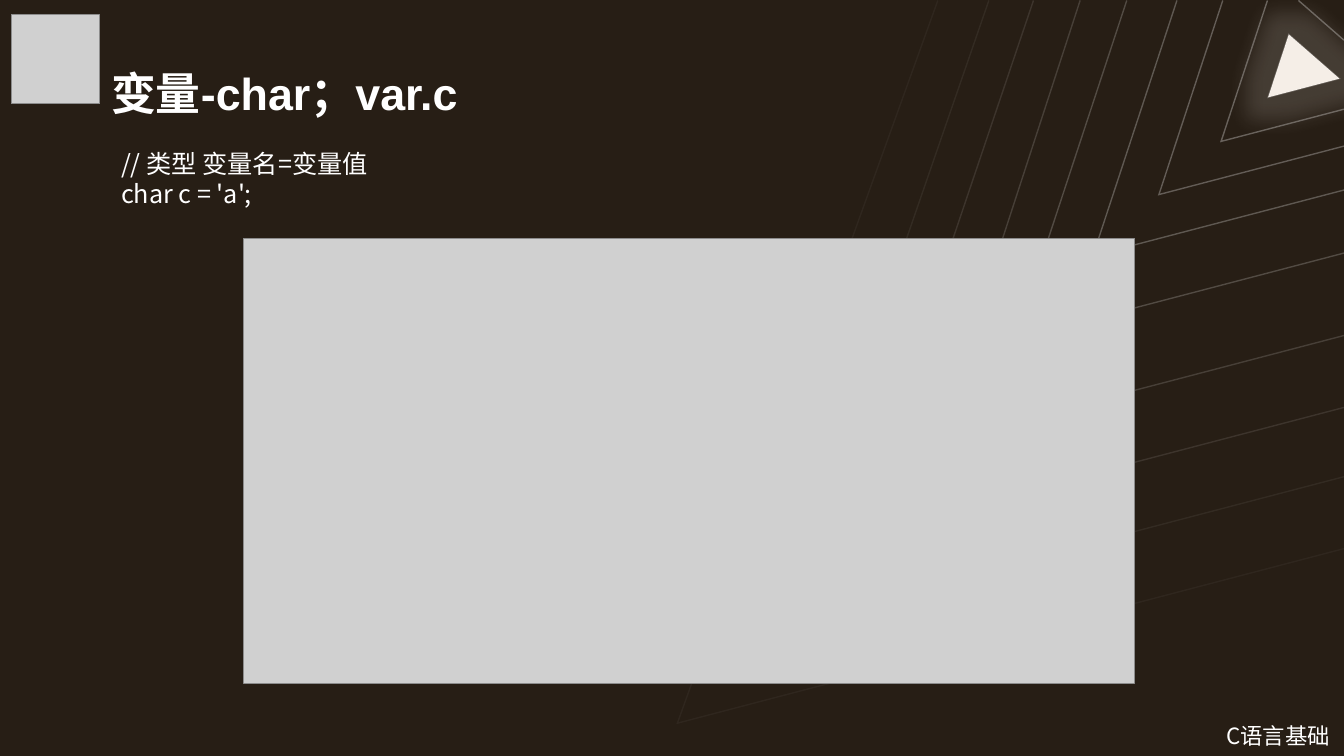
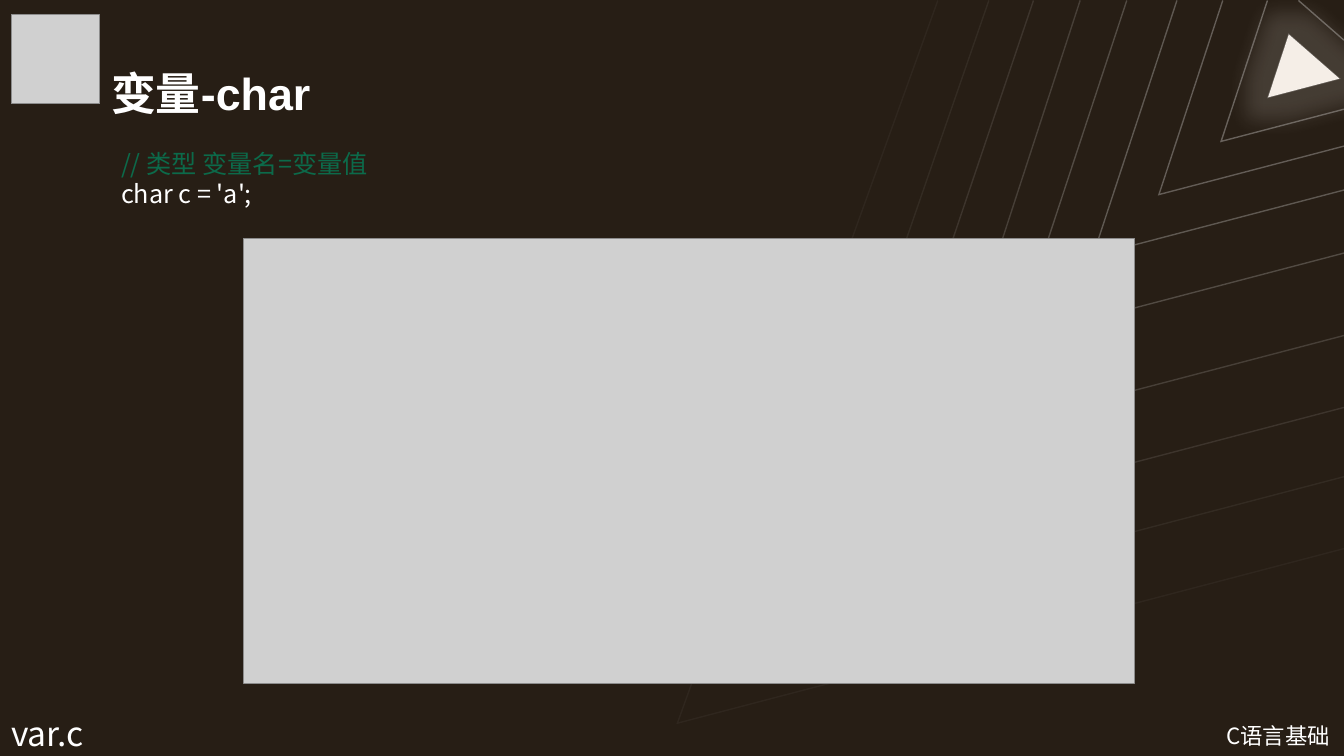
Before and after one commit to Wannerfi/CodingCourse, a slide deck: slide 18 of 2C语言基础.pptx (slide 17 before the commit). Drawn at 1344x756 pixels with LibreOffice and Linux fonts; fonts in the diff are those of the drawing; grey boxes stand for pictures. Boxes give left, top, right and bottom in pixels: in the first picture for what was removed or moved away, otherwise in the second. Text is boxed around its words. In the diff, an @@ line names an element or a change of style, - is before the commit and + after.

```diff
--- a/2C语言基础.pptx
+++ b/2C语言基础.pptx
@@ title at (111,71,310,114): text changed @@
-变量-char；var.c
+变量-char
@@ text at (146,152,367,175): text colour #FFFFFF to #0C6A4A in "// 类型 变量名=变量值" @@
@@ text added at (11,727,84,747), 24 pt, text #FFFFFF @@
+var.c
```
Also in this commit, not shown: 11 other slides changed, 3 slides added, 2 slides removed.
